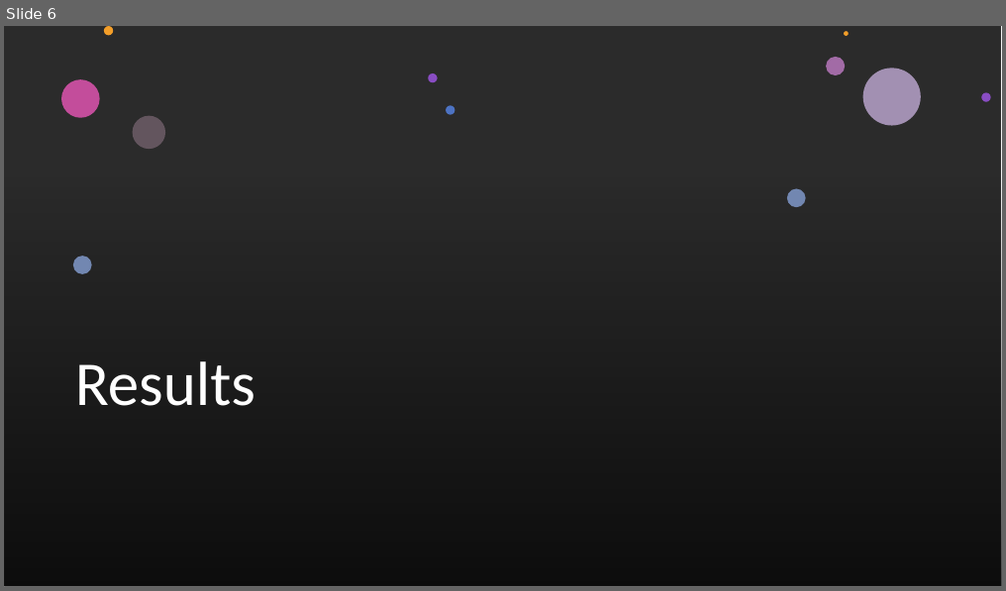
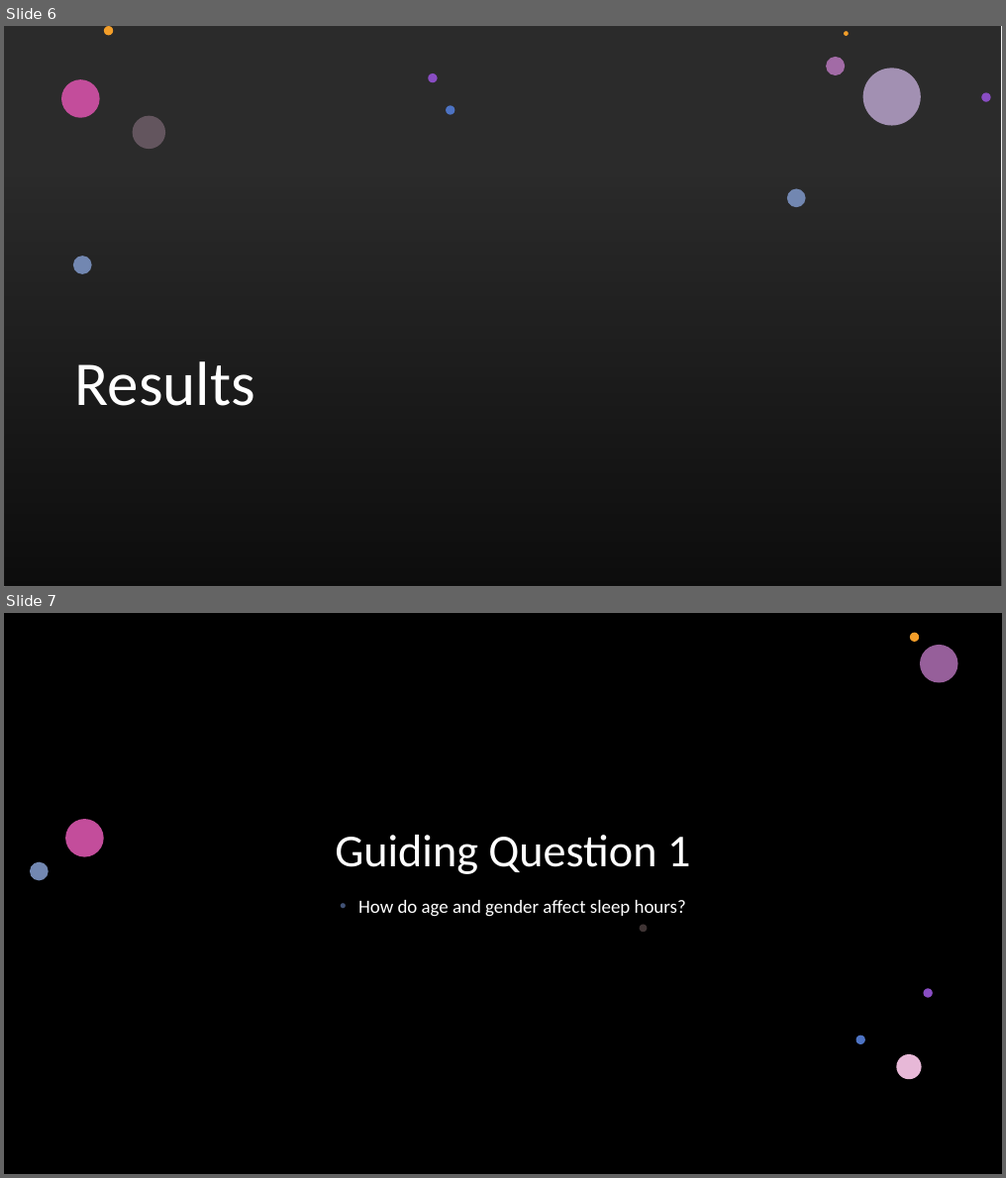
Before and after one commit to josh314151/DATA-601-602-G15, a slide deck: 601 G15 Presentation.pptx. Shown one above the other, each under a label of ours: slide 6 before the commit, slides 6 and 7 after it. The pictures are 1006x591 and 1006x1178 pixels, drawn with LibreOffice and Linux fonts; fonts in the diff are those of the drawing; background and template pictures are left out; a plain dark background stands for a picture behind light text. Boxes give left, top, right and bottom in pixels: in the first picture for what was removed or moved away, otherwise in the second. Text is boxed around its words. In the diff, an @@ line names an element or a change of style, - is before the commit and + after.

```diff
--- a/601 G15 Presentation.pptx
+++ b/601 G15 Presentation.pptx
@@ slide 7 added at (x1=4, y1=613, x2=1002, y2=1174), background picture (left out) @@
@@ rectangle added at (x1=4, y1=613, x2=1002, y2=1174), fill #000000 @@
@@ title added at (x1=335, y1=835, x2=690, y2=874), 44 pt, text #FFFFFF @@
+Guiding Question 1
@@ text added at (x1=358, y1=900, x2=686, y2=917), 18 pt, text #FFFFFF @@
+• How do age and gender affect sleep hours?
@@ group added at (x1=30, y1=633, x2=958, y2=1079): 8 ellipses @@
@@ group added at (x1=4, y1=613, x2=1002, y2=1174): 4 freeform shapes @@
```
Also in this commit, not shown: 17 other slides added, 5 other files.
